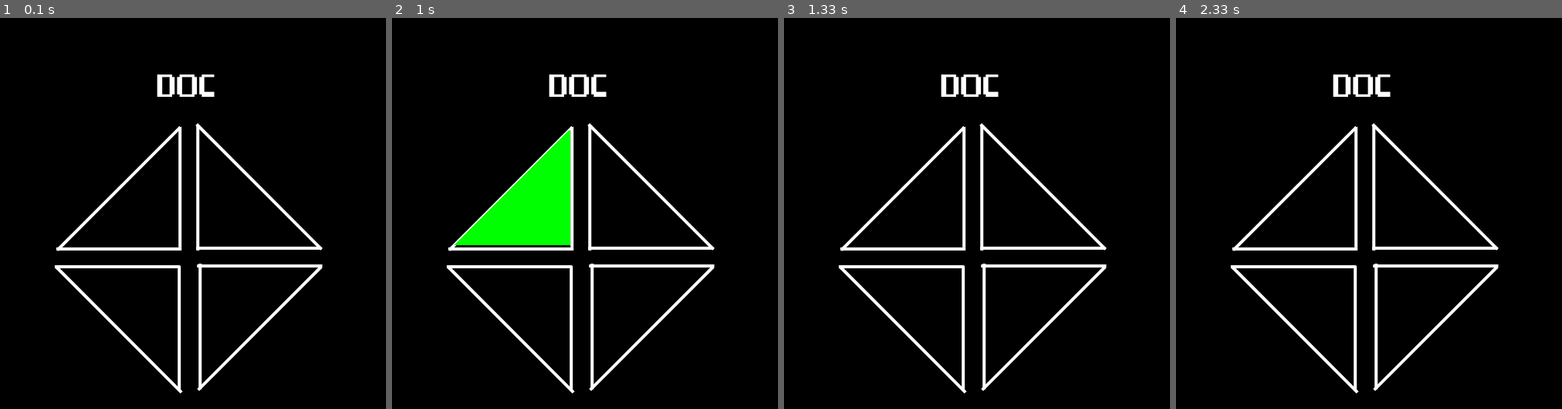
Above: before the commit, frames 1-4 (left to right).
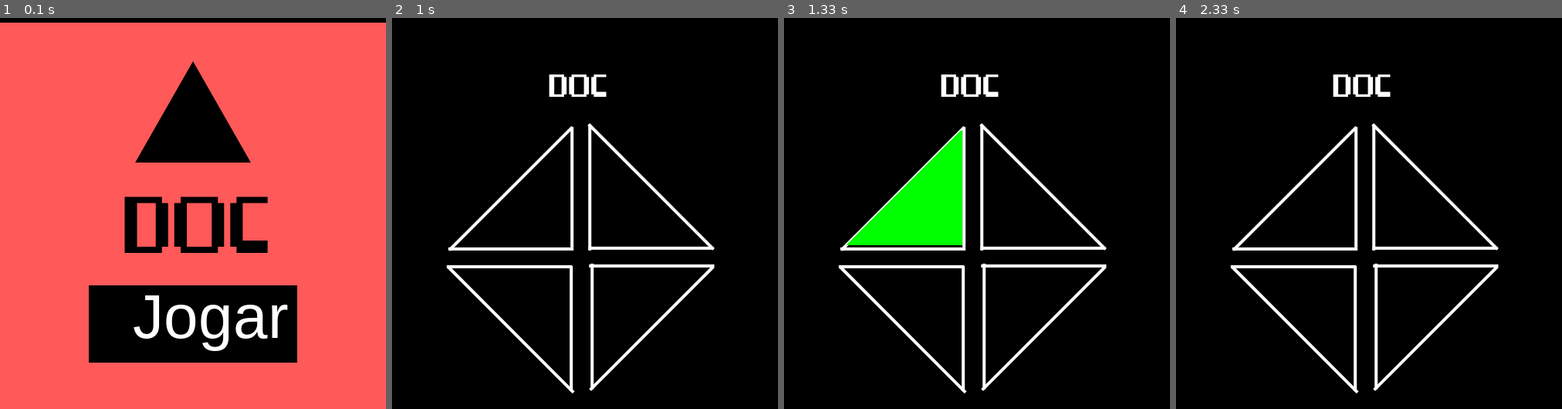
Above: after the commit, the same moments.

Repository: DanielMarcoD/DOC_PYGAME
Game: pygame game, started from DOC.py
Same seed, same stepped clock (60 frames per second), same inputs: the game is played once before the commit and once after it.
Inputs (mouse positions are in pixels of both pictures, inside the frame that each line leads up to):
- Up to frame 1 (0.1 s): no input
- Up to frame 2 (1 s): click (604, 315) at 0.38 s, where only the run after the commit has a clickable "Jogar"
- Up to frame 3 (1.33 s): no input
- Up to frame 4 (2.33 s): click (1268, 53) at 1.92 s; move the mouse to (1276, 123) at 2.3 s

The runs differ from the first frame. In frame 1, 85% of the frame differs, in the area x 0-100%, y 1-100%; in frame 2, 4.5%; in frame 3, 4.5%; in frame 4, nothing differs.

Commit message:
Tela Inicial

Diff:
--- a/DOC.py
+++ b/DOC.py
@@ -3,6 +3,8 @@
 
 pygame.init()
 tempo = pygame.time.Clock()
+
+texto_inicio_fonte = pygame.font.SysFont('Arial', 80)
 
 tela_inicial = pygame.display.set_mode((500, 530), 0, 32)           # Janela
 pygame.display.set_caption("DOC")                            # Titulo da janela
@@ -24,6 +26,7 @@
 vermelha = pygame.draw.polygon(tela_inicial, VERMELHO, ((80, 345), (230, 346), (230, 495)))
 azul = pygame.draw.polygon(tela_inicial, AZUL, ((411, 345), (265, 347), (263, 495)))
 
+texto_comeco = texto_inicio_fonte.render('Jogar', True, (255, 255, 255))   # Texto do botao começar
 
 def choose_color():
     verde_light = {'cor': VERDE, 'posicao': ((81, 317), (230, 317), (230, 169))}
@@ -90,6 +93,21 @@
     else:
         return False
 
+while not game:
+    for evento in pygame.event.get():
+        if evento.type == QUIT:
+            quit()
+        if evento.type == MOUSEBUTTONDOWN:
+            mouse = pygame.mouse.get_pos()
+            if btn_play.collidepoint(mouse):
+                game = True
+
+    tela_inicial.blit(tela_de_fundo, (0, 30))
+
+    btn_play = pygame.draw.rect(tela_inicial, (0, 0, 0), (115, 370, 270, 100))  # Desenha botao
+    tela_inicial.blit(texto_comeco, (172, 365))
+    pygame.display.update()
+    tempo.tick(27)
 
 tela_inicial.blit(tela_jogo, (0, 30))
 pygame.display.update()
